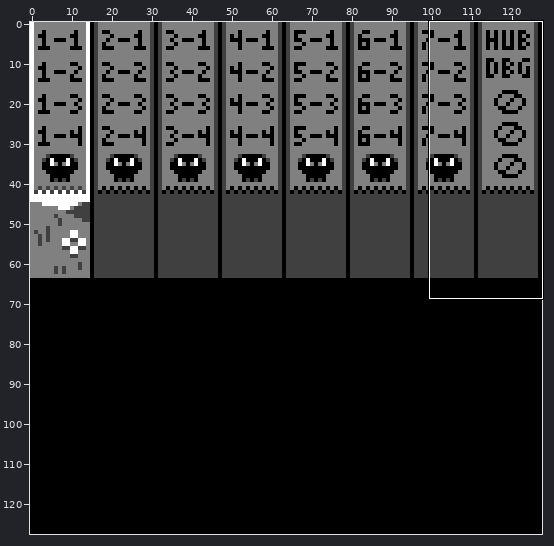
A pixel-art file gets an edit: art/raw_chr/zones.aseprite. The first picture is a wide view before the edit; the outline marks the close-up.
Close-up. First the earlier version:
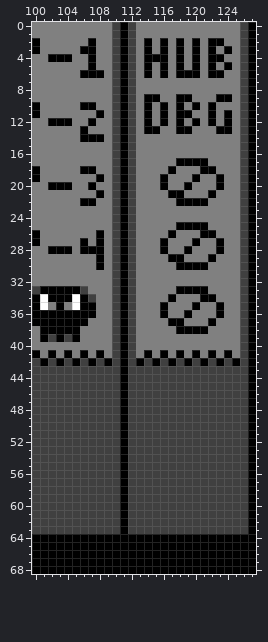
128x128 pixels, 1 frame. Shown: x 100..127, y 0..68.
New version:
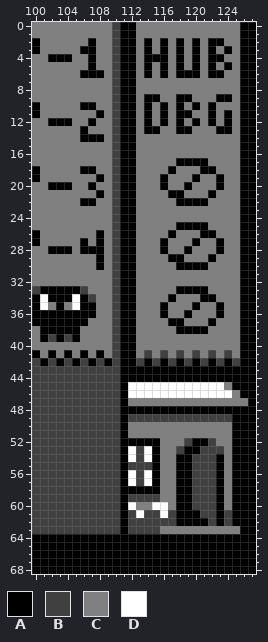
Palette (. is transparent): A #000000  B #404040  C #808080  D #ffffff
Log entry: Implement zone traversal, start setting up for a hub world
From old to new:
Colour B gives way to colour A in rows 0 to 41 at x 112 and 126; in row 42 at x 112, 114, 116, 118, 120, 122, 124 and 126; in rows 43 to 44 at x 112 to 126; in row 45 at x 125 to 126; in row 46 at x 126; in row 48 at x 112 to 126.
Colour B gives way to colour A in rows 49 to 51 at x 125 to 126; in row 52 at x 112 to 115, 120 to 121 and 125 to 126; in row 53 at x 115, 119 to 120 and 125 to 126; in rows 54 to 57 at x 115, 118 to 119, 123 and 125 to 126; in row 58 at x 112 to 115, 118 to 119, 123 and 125 to 126; in rows 59 to 60 at x 118 to 119, 123 and 125 to 126.
Colour B gives way to colour A in row 61 at x 118 to 120, 123 and 125 to 126; in row 62 at x 118 to 121, 123 and 125 to 126; in row 63 at x 126.
Colour A gives way to colour B in row 41 at x 114, 116, 118, 120, 122 and 124; in row 42 at x 113, 115, 117, 119, 121, 123 and 125.
Colour B gives way to colour C in row 45 at x 124; in row 46 at x 125; in row 47 at x 112 to 126; in rows 50 to 51 at x 112 to 124; in row 52 at x 116 to 118 and 123 to 124; in rows 53 to 59 at x 116 to 117 and 124.
Colour B gives way to colour C in row 60 at x 113 to 114, 117 and 124; in row 63 at x 116 to 125.
Colour B gives way to colour D in row 45 at x 112 to 123; in row 46 at x 112 to 124; in rows 53 to 54 at x 112 and 114; in rows 56 to 57 at x 112 and 114; in row 60 at x 112 and 115 to 116; in row 61 at x 113 and 116.
